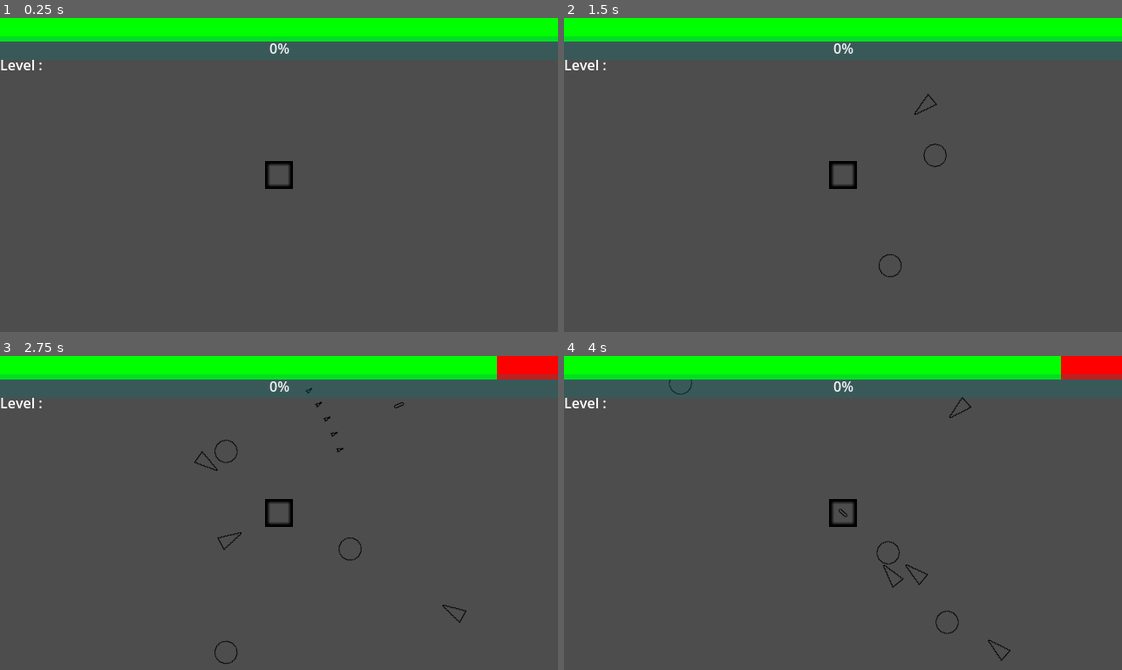
Above: before the commit, frames 1-4 (two rows, left to right).
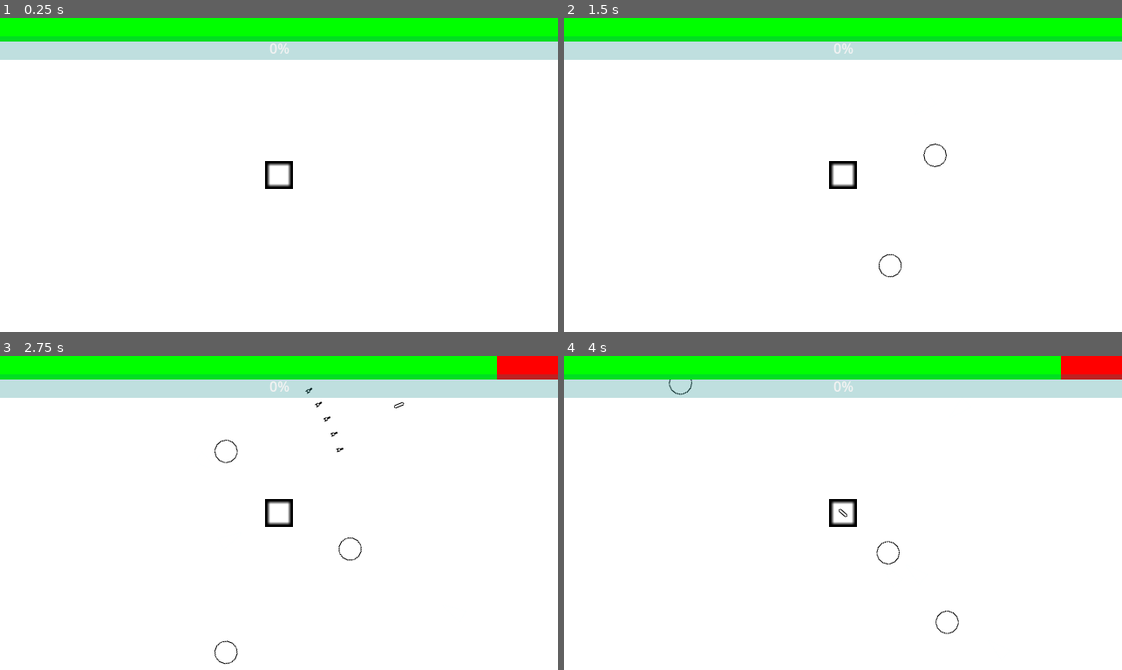
Above: after the commit, the same moments.

Repository: ROKAMETISM/Composition-Based-Practice-1
Game: Godot game, scene res://Scenes/main_game.tscn
Two runs of this game, one before a commit and one after it. Both use one fixed random seed, a clock stepped at 60 frames per second and the inputs below.
Inputs:
- Up to frame 1 (0.25 s): no input
- Up to frame 2 (1.5 s): tap Enter at 0.5 s; hold D (move_right) 0.53-1.28 s; hold S (move_down) from 1.28 s (still down)
- Up to frame 3 (2.75 s): release S (move_down) at 2.03 s; hold D (move_right) from 2.03 s (still down)
- Up to frame 4 (4 s): release D (move_right) at 2.78 s; hold W (move_up) 2.78-3.53 s; hold A (move_left) from 3.53 s (still down)

The runs differ from the first frame. In frame 1, 92% of the frame differs, in the area x 0-100%, y 7-100%; in frame 2, 92%; in frame 3, 92%; in frame 4, 92%.

Commit message:
Update Background

Diff:
--- a/Scripts/player.gd
+++ b/Scripts/player.gd
@@ -20,7 +20,6 @@
 	player_xp_changed.emit(current_xp, xp_for_next_level)
 	player_hp_changed.emit(player_max_hp, player_max_hp)
 	player_level_changed.emit(level)
-
 
 func _process(delta: float) -> void:
 	var input_vector = Vector2(int(Input.is_action_pressed("move_right")) - int(Input.is_action_pressed("move_left")),
--- a/project.godot
+++ b/project.godot
@@ -46,3 +46,4 @@
 [rendering]
 
 renderer/rendering_method="mobile"
+environment/defaults/default_clear_color=Color(1, 1, 1, 1)
Binary file changed: Sprites/sprite_enemy_fast_simple.png
